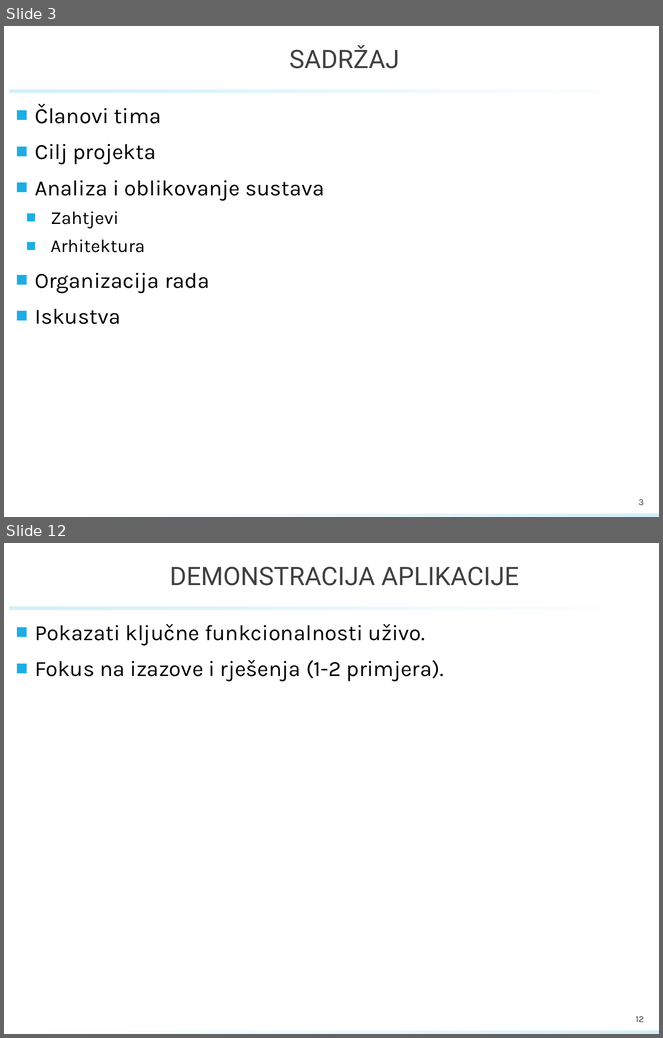
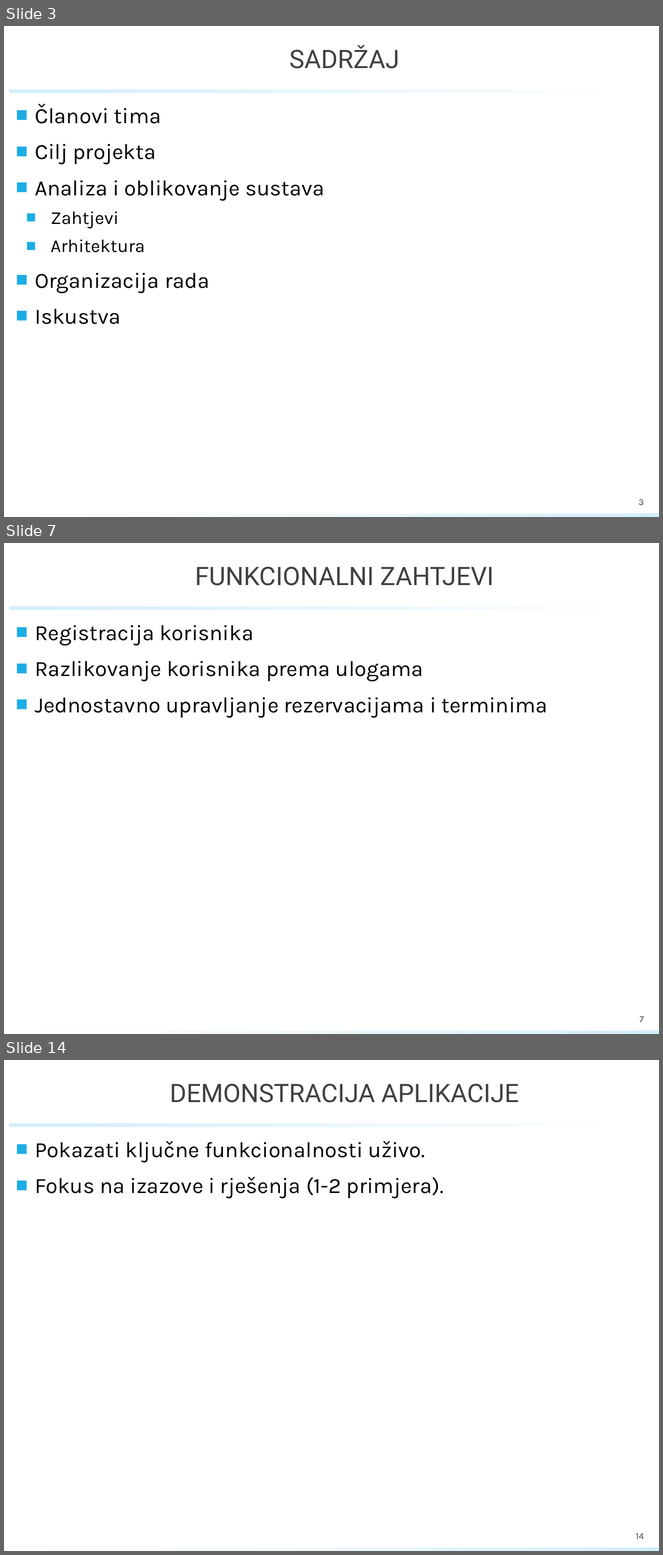
Before and after one commit to marioolcar/BADELPADEL, a slide deck: PROINZ_TG18.1_BadelPadel_PlayPadel.pptx. Shown one above the other, each under a label of ours: slides 3 and 12 before the commit, slides 3, 7 and 14 after it; the slides between them are not shown. The pictures are 663x1038 and 663x1555 pixels, drawn with LibreOffice and Linux fonts; fonts in the diff are those of the drawing; background and template pictures are left out. Boxes give left, top, right and bottom in pixels: in the first picture for what was removed or moved away, otherwise in the second. Text is boxed around its words. In the diff, an @@ line names an element or a change of style, - is before the commit and + after.

```diff
--- a/PROINZ_TG18.1_BadelPadel_PlayPadel.pptx
+++ b/PROINZ_TG18.1_BadelPadel_PlayPadel.pptx
@@ slide 7 added at <box>4,543,659,1034</box>, background #FFFFFF; not listed: 2 template elements that a slide beside it also shows @@
@@ title added at <box>195,566,494,586</box>, 28 pt, text #404040 @@
+FUNKCIONALNI ZAHTJEVI
@@ text added at <box>35,625,548,718</box>, 24 pt, text #000000 @@
+■ Registracija korisnika
+■ Razlikovanje korisnika prema ulogama
+■ Jednostavno upravljanje rezervacijama i terminima
@@ page number added at <box>640,1017,644,1022</box>, 10 pt, text #404040 @@
+7
@@ what was slide 12 is now slide 14 @@
@@ page number at <box>636,1534,644,1539</box>: text changed @@
-12
+14
```
Also in this commit, not shown: 5 slides changed, 4 other slides added, 3 slides removed.
